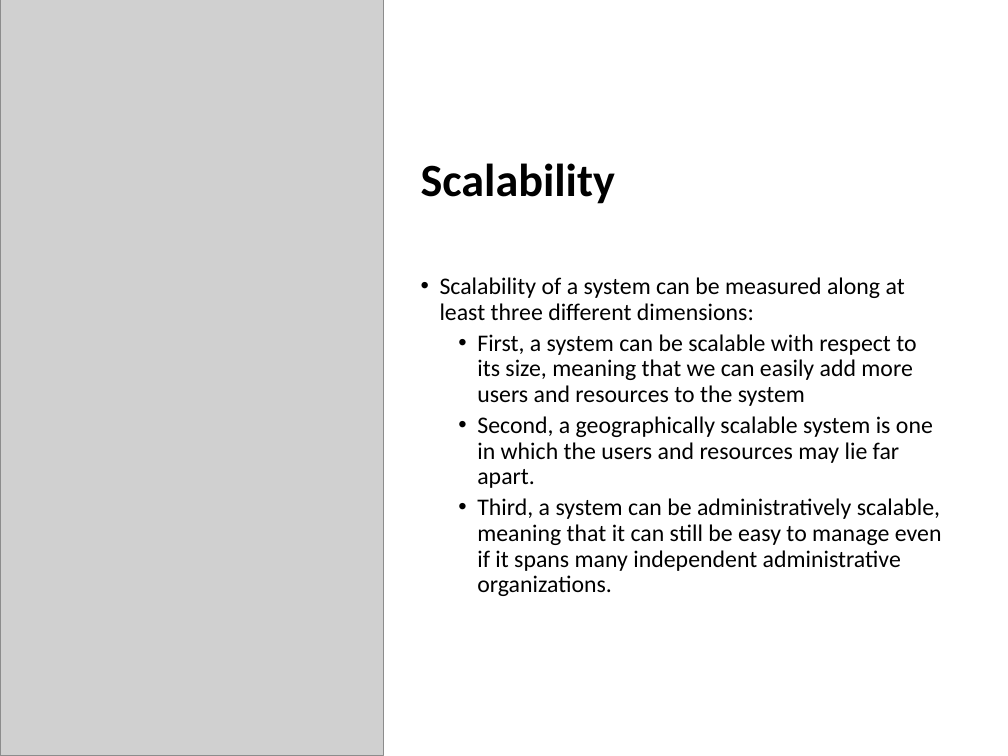
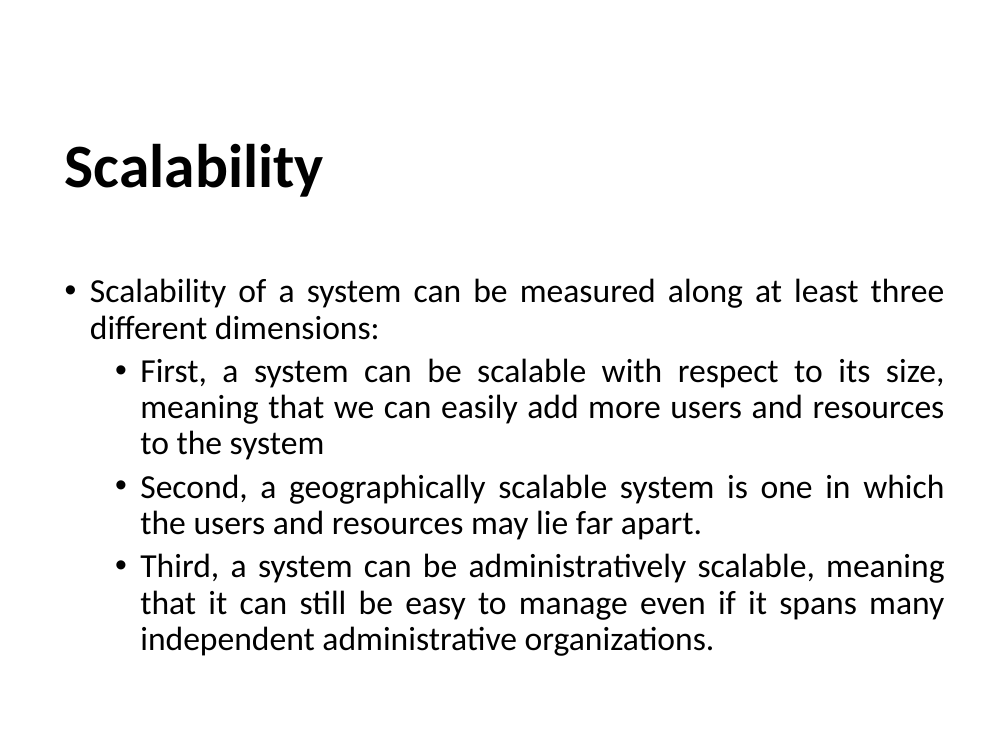
Before and after one commit to shakiliitju/M.Sc-in-ICT, a slide deck: slide 48 of MICT-5102 Cloud Computing/Lecture/Lecture2.pptx. Drawn at 1008x756 pixels with LibreOffice and Linux fonts; fonts in the diff are those of the drawing; grey boxes stand for pictures. Boxes give left, top, right and bottom in pixels: in the first picture for what was removed or moved away, otherwise in the second. Text is boxed around its words. In the diff, an @@ line names an element or a change of style, - is before the commit and + after.

```diff
--- a/MICT-5102 Cloud Computing/Lecture/Lecture2.pptx
+++ b/MICT-5102 Cloud Computing/Lecture/Lecture2.pptx
@@ picture removed at [0, 0, 383, 756] @@
@@ title "Scalability": place and size @@
-title "Scalability" at [421, 163, 615, 204]
+title "Scalability" at [65, 143, 324, 197]
@@ title "Scalability" at [65, 143, 324, 197]: size 33 to 44 pt @@
@@ text "Scalability of a system can ...": place and size @@
-text "Scalability of a system can ..." at [440, 277, 942, 596]
+text "Scalability of a system can ..." at [90, 278, 945, 656]
@@ text "Scalability of a system can ..." at [90, 278, 945, 656]: size 17 to 24 pt; alignment left to justified; indent changed; more space between paragraphs @@
```
Also in this commit, not shown: 53 other slides changed, 8 other files.
